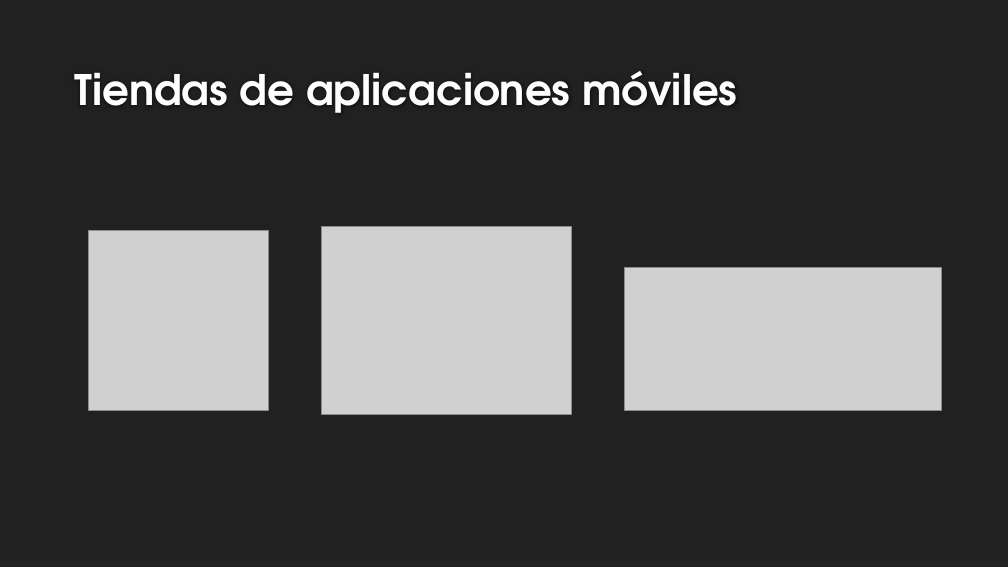
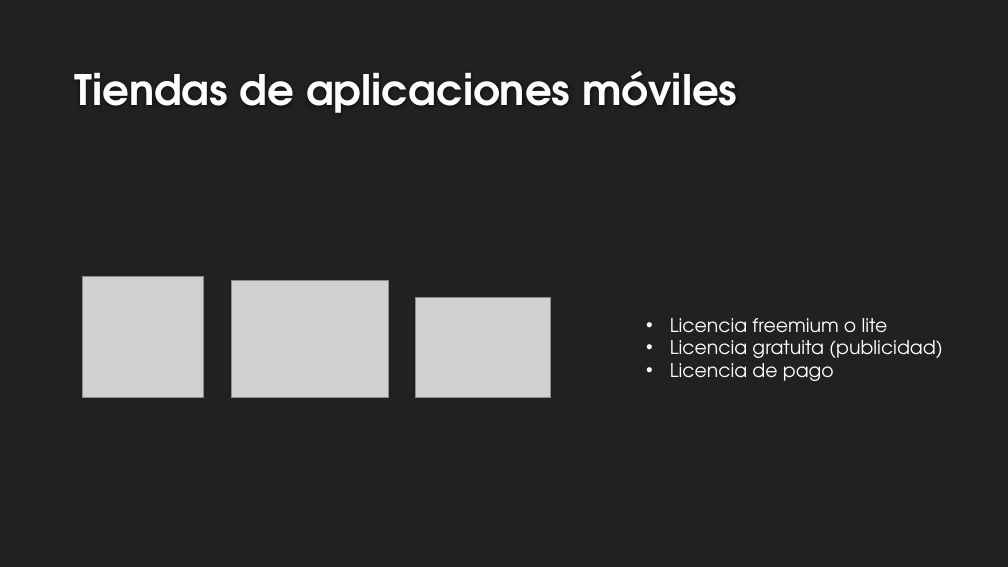
Before and after one commit to ABPMultimediaUA/SchoolApp, a slide deck: slide 7 of PM-TEMA 8 v1.pptx. Drawn at 1008x567 pixels with LibreOffice and Linux fonts; fonts in the diff are those of the drawing; grey boxes stand for pictures; background and template pictures are left out. Boxes give left, top, right and bottom in pixels: in the first picture for what was removed or moved away, otherwise in the second. Text is boxed around its words. In the diff, an @@ line names an element or a change of style, - is before the commit and + after.

```diff
--- a/PM-TEMA 8 v1.pptx
+++ b/PM-TEMA 8 v1.pptx
@@ picture resized from (x1=88, y1=230, x2=268, y2=410) to (x1=82, y1=277, x2=203, y2=398) @@
@@ picture resized from (x1=321, y1=226, x2=572, y2=414) to (x1=231, y1=281, x2=388, y2=399) @@
@@ picture resized from (x1=625, y1=268, x2=941, y2=411) to (x1=415, y1=298, x2=551, y2=399) @@
@@ text added at (x1=670, y1=318, x2=943, y2=381), 18 pt, text #FFFFFF @@
+• Licencia freemium o lite
+• Licencia gratuita (publicidad)
+• Licencia de pago
```
Also in this commit, not shown: 1 other slide changed, 1 slide added, 3 slides removed.
